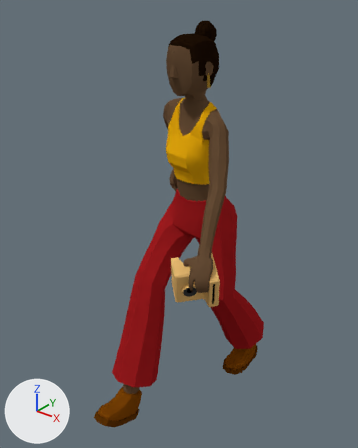
What one commit did to the Blender file Documentacao/Personagens/Joana/joana.blend.
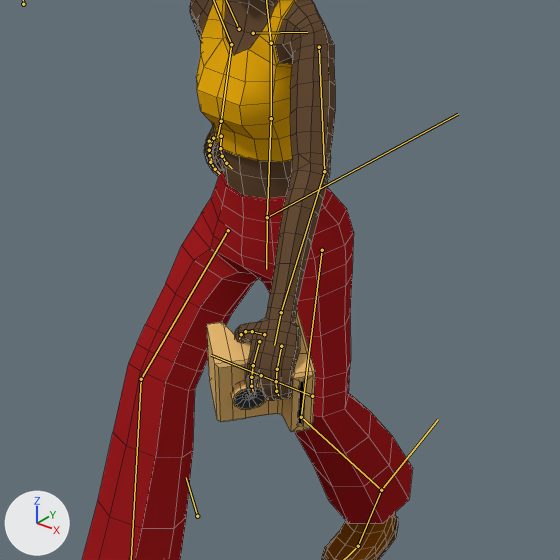
Each version appears first whole from a camera (50 mm lens) standing at (1.11, -1.525, 1.765) and looking at (-0.037, -0.091, 0.876), and next in a close-up on the part from 21% to 92% of the width and 25% to 82% of the height. The lights are fixed; the arrows at lower left show +X, +Y and +Z. Both versions are drawn at frame 1 of the action 'PoseLib'; the numbers are the values there. The bones that bend it are drawn over the model as lines in the close-ups. The close-ups show mesh edges as thin lines.

In view in the first close-up: 'Joana'.
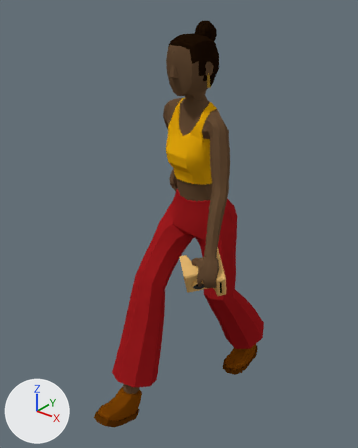
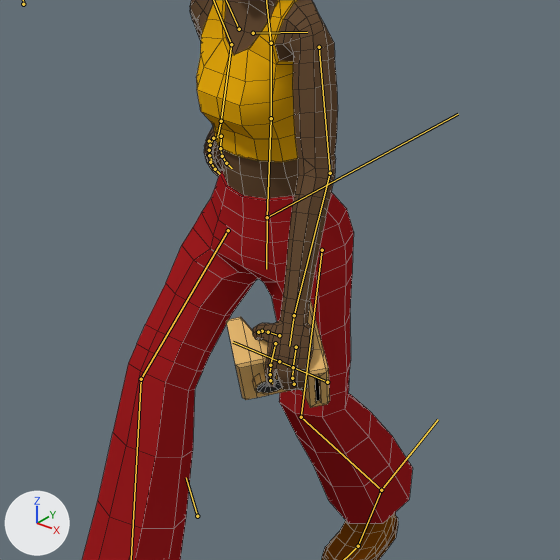
The edits, one by one:
Bone 'Arm.L' (bone_arm_l) turns from (-30, 15, -22) to (-42, 22, -17) degrees about its own x, y and z.

Where the change shows, as pixel boxes [x1, y1, x2, y2] in the close-ups (560 x 560 px):
'Joana', posed: [82, 0, 413, 560] in both
bone 'Arm.L', root to tip: before (319, 47) to (324, 171); after (319, 47) to (330, 173)
